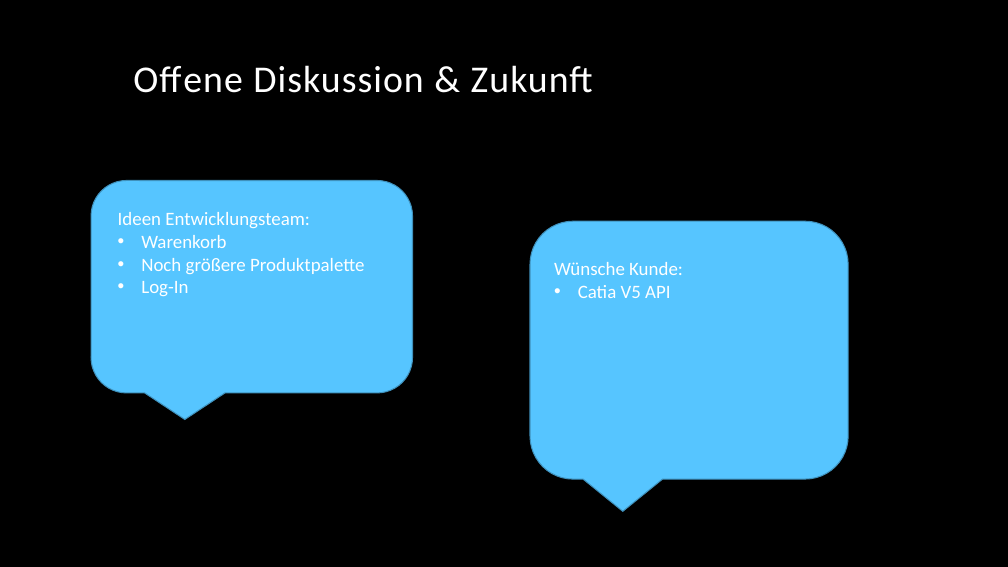
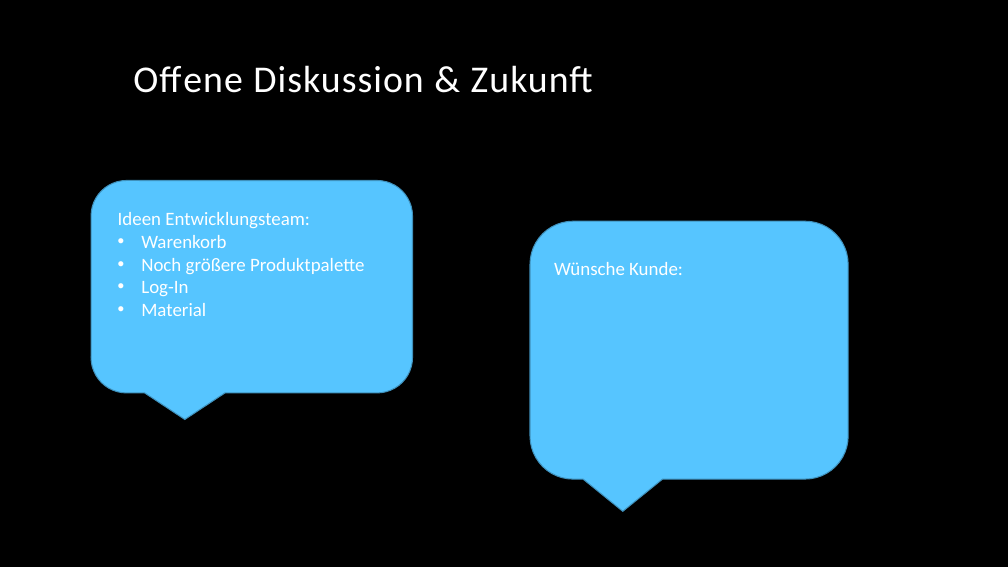
Before and after one commit to ClaasLu/Schraubenshop-Gruppe-J, a slide deck: slide 6 of Vorstellung Sprint 2.pptx. Drawn at 1008x567 pixels with LibreOffice and Linux fonts; fonts in the diff are those of the drawing; background and template pictures are left out. Boxes give left, top, right and bottom in pixels: in the first picture for what was removed or moved away, otherwise in the second. Text is boxed around its words. In the diff, an @@ line names an element or a change of style, - is before the commit and + after.

```diff
--- a/Vorstellung Sprint 2.pptx
+++ b/Vorstellung Sprint 2.pptx
@@ text at (578, 285, 670, 298): paragraph removed @@
-• Catia V5 API
@@ text at (141, 303, 206, 316): paragraph added @@
+• Material
```
Also in this commit, not shown: 3 other slides changed.
